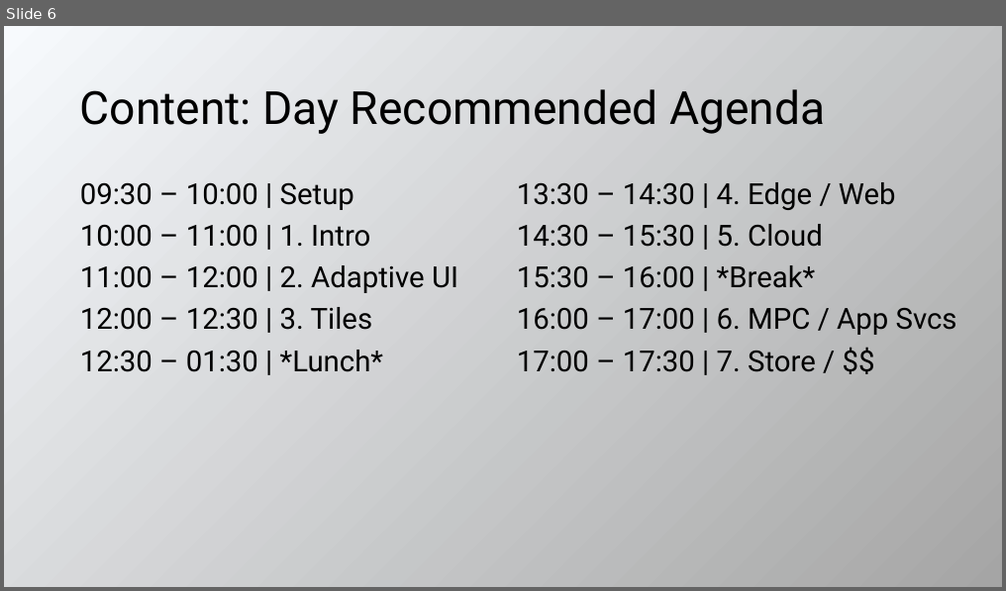
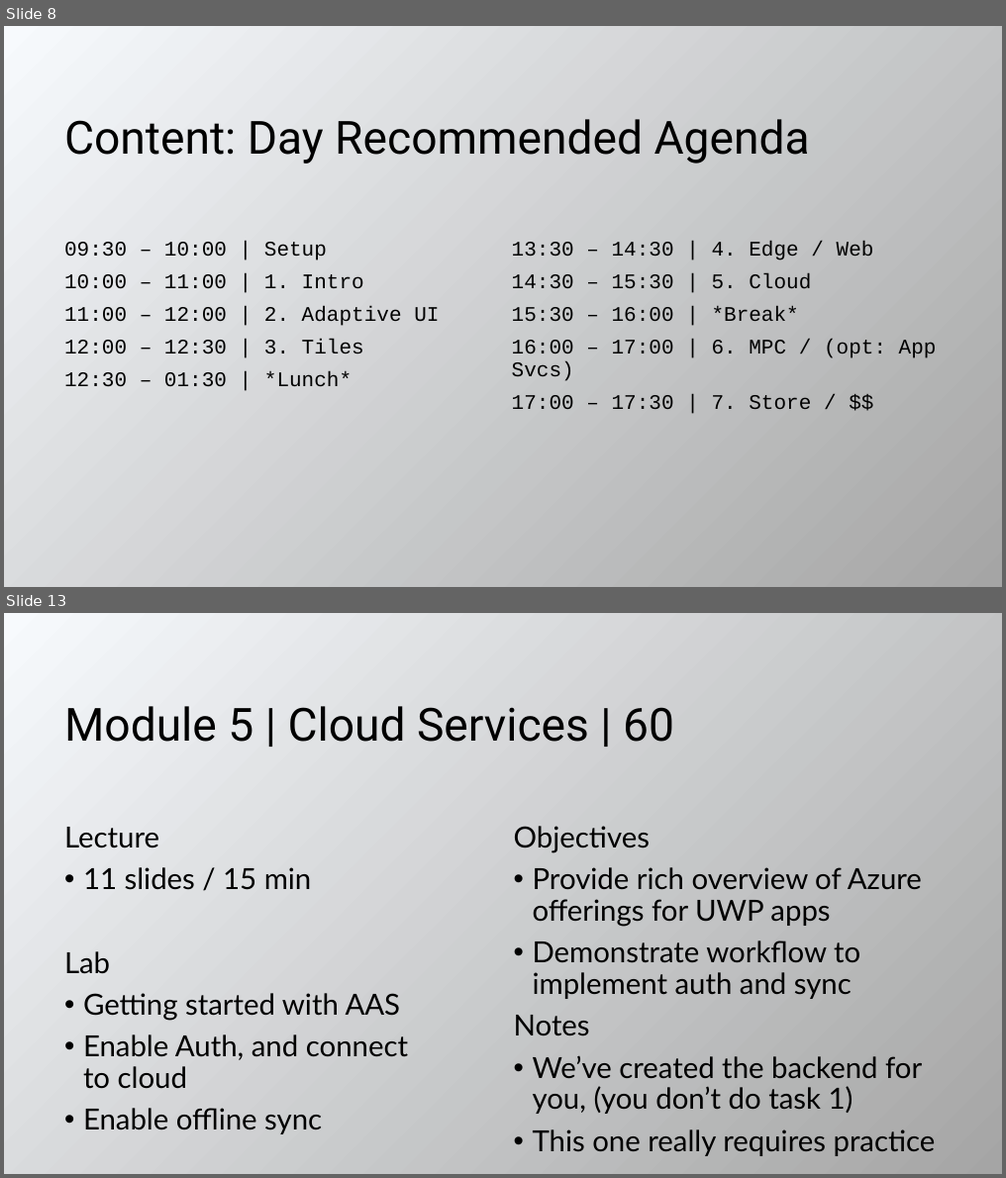
Before and after one commit to evangelism/WinDevWorkshop, a slide deck: 10.08.15.Train the Trainer.pptx. Shown one above the other, each under a label of ours: slide 6 before the commit, slides 8 and 13 after it; the slides between them are not shown. The pictures are 1006x591 and 1006x1178 pixels, drawn with LibreOffice and Linux fonts; fonts in the diff are those of the drawing. Boxes give left, top, right and bottom in pixels: in the first picture for what was removed or moved away, otherwise in the second. Text is boxed around its words. In the diff, an @@ line names an element or a change of style, - is before the commit and + after.

```diff
--- a/10.08.15.Train the Trainer.pptx
+++ b/10.08.15.Train the Trainer.pptx
@@ slide 13 added at box(4, 613, 1002, 1174), background gradient #F7FAFD to #A5A5A5 @@
@@ title added at box(64, 706, 674, 742), 44 pt, text #000000 @@
+Module 5 | Cloud Services | 60
@@ text added at box(64, 827, 408, 1135), 28 pt, text #000000 @@
+Lecture
+• 11 slides / 15 min
+Lab
+• Getting started with AAS
+• Enable Auth, and connect to cloud
+• Enable offline sync
@@ text added at box(514, 826, 936, 1157), 28 pt, text #000000 @@
+Objectives
+• Provide rich overview of Azure offerings for UWP apps
+• Demonstrate workflow to implement auth and sync
+Notes
+• We’ve created the backend for you, (you don’t do task 1)
+• This one really requires practice
@@ what was slide 6 is now slide 8 @@
@@ slide 8 changed as well @@
@@ title "Content: Day Recommended Agenda": place and size @@
-title "Content: Day Recommended Agenda" at box(80, 89, 825, 134)
+title "Content: Day Recommended Agenda" at box(64, 119, 810, 164)
@@ text "09:30 – 10:00 | Setup": place and size @@
-text "09:30 – 10:00 | Setup" at box(80, 182, 458, 372)
+text "09:30 – 10:00 | Setup" at box(64, 242, 439, 387)
@@ text "09:30 – 10:00 | Setup" at box(64, 242, 439, 387): size 28 to 20 pt, font Roboto to Courier New @@
@@ text "13:30 – 14:30 | 4. ...": place and size @@
-text "13:30 – 14:30 | 4. ..." at box(517, 182, 957, 372)
+text "13:30 – 14:30 | 4. ..." at box(512, 241, 937, 409)
@@ text at box(512, 241, 874, 409): size 28 to 20 pt, font Roboto to Courier New in "13:30 – 14:30 | 4. Edge / ...", "14:30 – 15:30 | 5. Cloud", "15:30 – 16:00 | *Break*", "17:00 – 17:30 | 7. Store / ..." @@
@@ text at box(512, 339, 937, 381): text changed; size 28 to 20 pt; font Roboto to Courier New @@
-16:00 – 17:00 | 6. MPC / App Svcs
+16:00 – 17:00 | 6. MPC / (opt: App Svcs)
```
Also in this commit, not shown: 5 other slides changed, 10 other slides added, 8 slides removed, 1 other file.
